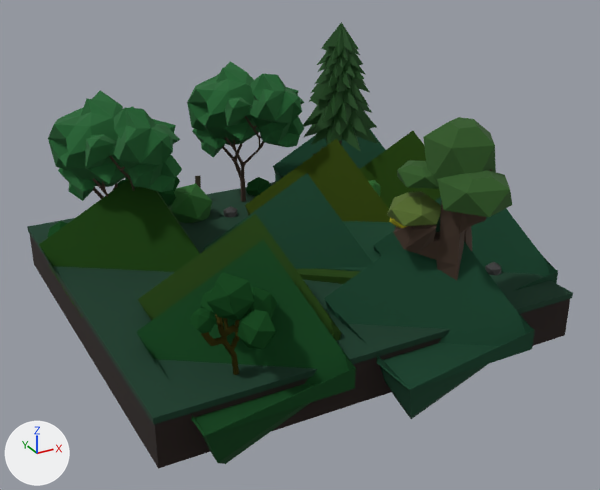
Renders of the Blender file Visual Project FIles/ROOMS/smfm room 3.blend from each side of a commit.
Camera for both pictures: a camera (50 mm lens) standing at (-6.0, -11.77, 7.3) and looking at (0.17, -0.54, 1.69). The axes (+X, +Y, +Z) are drawn at lower left. The lights are the same throughout.
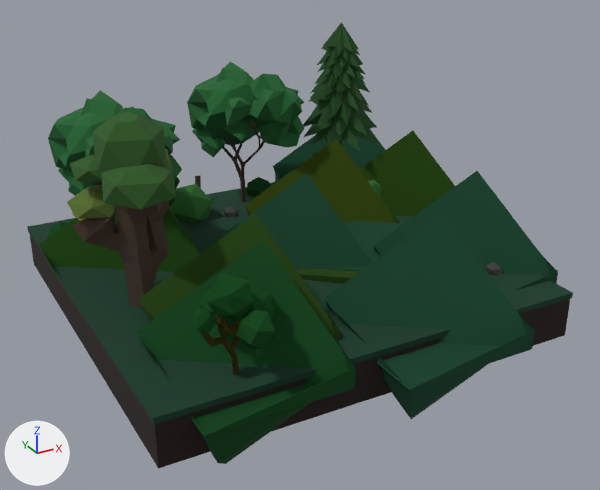
Scene script edits in JSON lines:
```json
{"op": "set", "path": "ob_icosphere_010.location", "old": "(-5.576, 2.886, 3.508)", "new": "(1.175, -1.367, 3.508)"}
{"op": "set", "path": "ob_icosphere_013.location", "old": "(-4.634, 1.529, 2.557)", "new": "(2.117, -2.724, 2.557)"}
{"op": "set", "path": "ob_icosphere_014.location", "old": "(-4.804, 1.645, 2.76)", "new": "(1.947, -2.607, 2.76)"}
{"op": "set", "path": "ob_icosphere_015.location", "old": "(-4.97, 1.727, 3.701)", "new": "(1.781, -2.525, 3.701)"}
{"op": "set", "path": "ob_icosphere_016.location", "old": "(-6.113, 1.882, 3.658)", "new": "(0.638, -2.37, 3.658)"}
{"op": "set", "path": "ob_icosphere_017.location", "old": "(-5.662, 2.153, 4.133)", "new": "(1.09, -2.1, 4.133)"}
{"op": "set", "path": "ob_cube_001.location", "old": "(-5.662, 2.153, 0.0836)", "new": "(1.09, -2.1, 0.0836)"}
```

Changed parts and their boxes (x1, y1, x2, y2) in the pictures (600 x 490 px):
```json
{"object": "Cube.001", "change": "moved", "before": [393, 169, 491, 281], "after": [72, 163, 169, 308]}
{"object": "Icosphere.017", "change": "moved", "before": [423, 117, 496, 181], "after": [93, 112, 167, 173]}
{"object": "Icosphere.010", "change": "moved", "before": [437, 170, 512, 217], "after": [101, 164, 176, 210]}
{"object": "Icosphere.014", "change": "moved", "before": [387, 191, 441, 226], "after": [67, 185, 116, 219]}
{"object": "Icosphere.015", "change": "moved", "before": [397, 161, 439, 189], "after": [70, 155, 102, 182]}
{"object": "Icosphere.013", "change": "moved", "before": [389, 217, 407, 228], "after": [72, 212, 86, 221]}
{"object": "Icosphere.016", "change": "moved", "after": [165, 149, 174, 172], "on screen": "not visible before"}
{"object": "Cube.016", "change": "unchanged, covered by the edit", "before": [39, 179, 200, 318], "after": [39, 207, 200, 318]}
```
